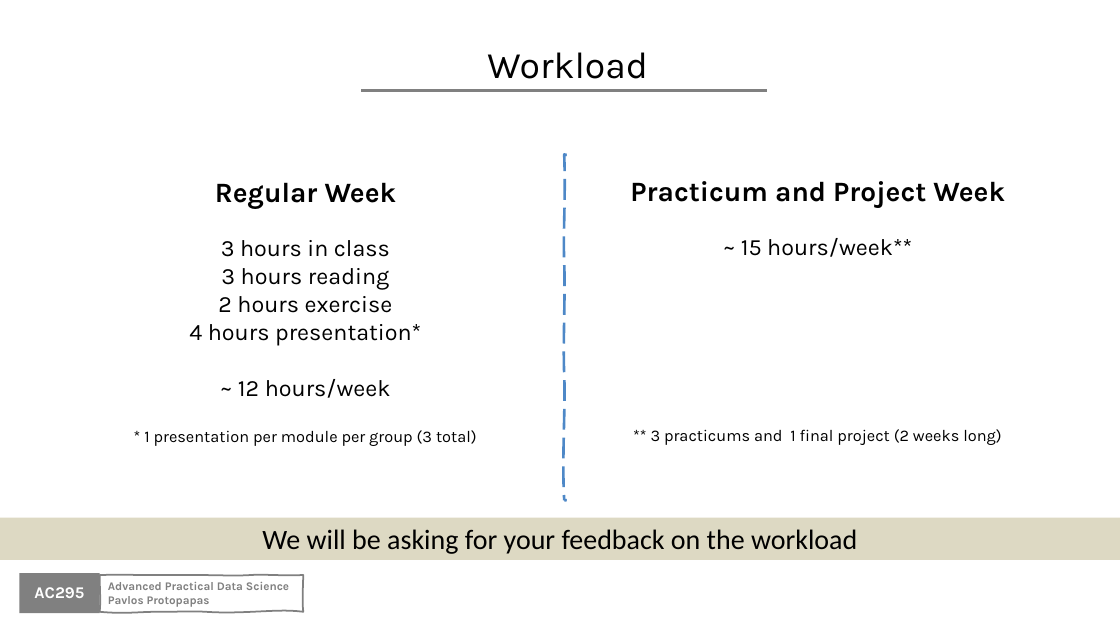
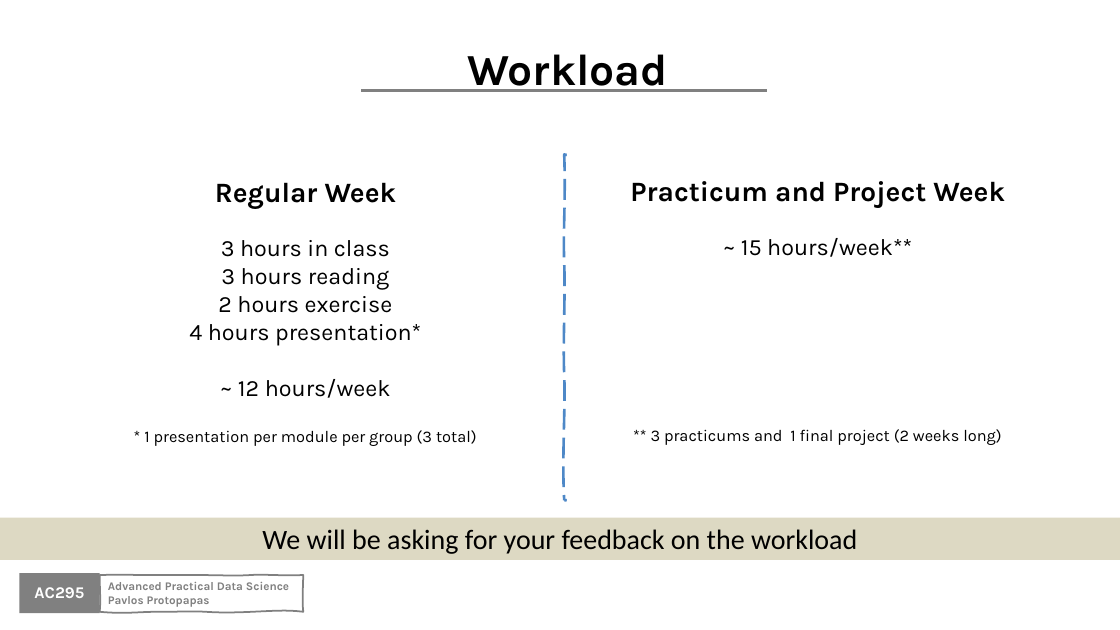
Before and after one commit to Harvard-IACS/2020-AC295, a slide deck: slide 19 of content/lectures/lecture1/presentation/lecture1.pptx. Drawn at 1120x630 pixels with LibreOffice and Linux fonts; fonts in the diff are those of the drawing; background and template pictures are left out. Boxes give left, top, right and bottom in pixels: in the first picture for what was removed or moved away, otherwise in the second. Text is boxed around its words. In the diff, an @@ line names an element or a change of style, - is before the commit and + after.

Commit message:
minor edits to lecture 1

```diff
--- a/content/lectures/lecture1/presentation/lecture1.pptx
+++ b/content/lectures/lecture1/presentation/lecture1.pptx
@@ text "Workload" at [467, 54, 668, 92]: size 32 to 38 pt, bold on; more space between paragraphs @@
```
Also in this commit, not shown: 2 other files.
